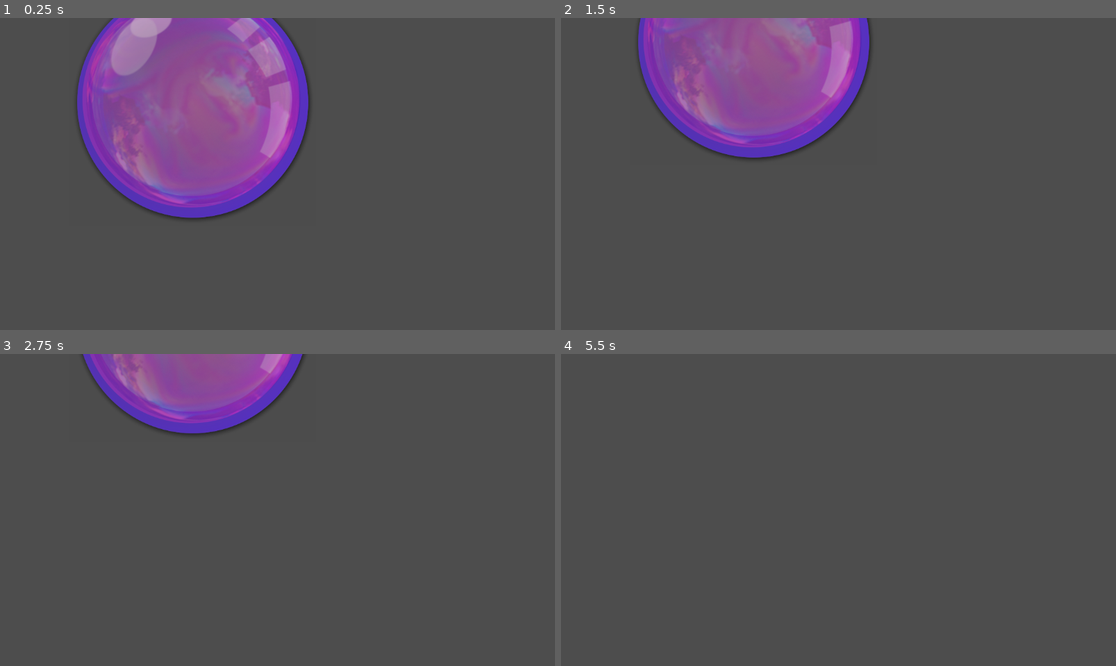
Above: before the commit, frames 1-4 (two rows, left to right).
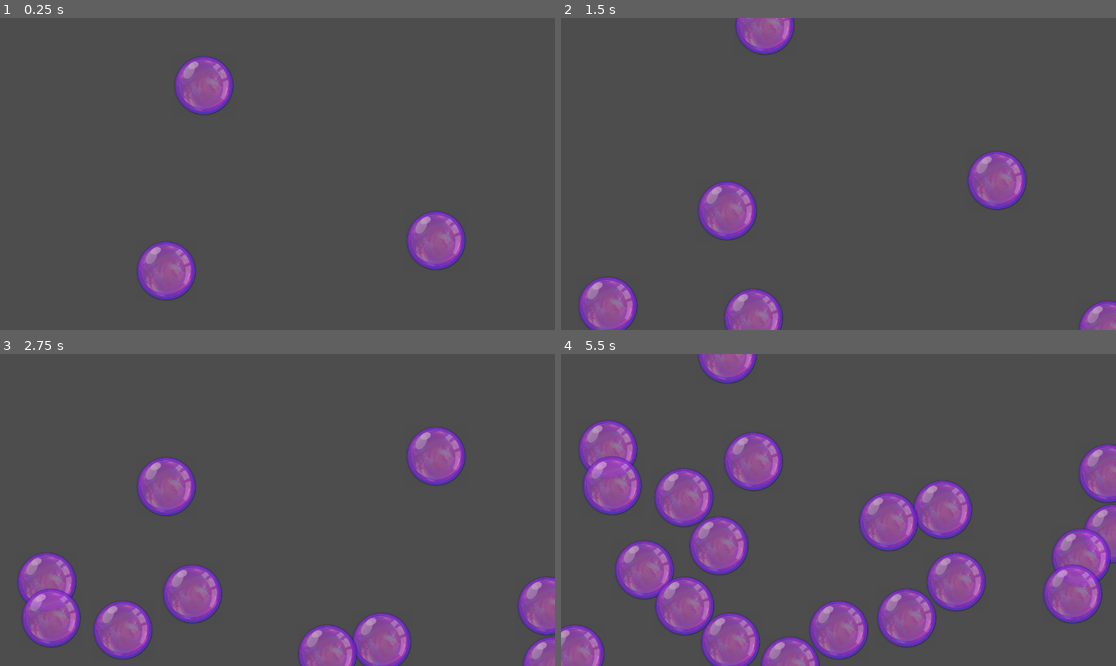
Above: after the commit, the same moments.

Repository: iluvsugargliders/bubble-pop
Game: Godot game, scene res://Main/Main.tscn
The game is run twice, just before and just after one commit, with the same random seed, the same clock (stepped at 60 frames per second) and the same inputs.
Inputs:
- Up to frame 1 (0.25 s): no input
- Up to frame 2 (1.5 s): no input
- Up to frame 3 (2.75 s): no input
- Up to frame 4 (5.5 s): no input

The runs differ from the first frame. In frame 1, 25% of the frame differs, in the area x 13-84%, y 0-91%; in frame 2, 21%; in frame 3, 20%; in frame 4, 26%, in the area x 0-100%, y 0-100%.

Commit message:
Random bubbles.

Diff:
--- a/Code/Bubble/Bubble.tscn
+++ b/Code/Bubble/Bubble.tscn
@@ -7,4 +7,5 @@
 script = ExtResource("1_ygign")
 
 [node name="Sprite2D" type="Sprite2D" parent="."]
+scale = Vector2(0.25, 0.25)
 texture = ExtResource("2_1nruw")
--- a/Code/Main/Main.tscn
+++ b/Code/Main/Main.tscn
@@ -1,6 +1,19 @@
-[gd_scene load_steps=2 format=3 uid="uid://cd5nxssueqosr"]
+[gd_scene load_steps=3 format=3 uid="uid://cd5nxssueqosr"]
 
 [ext_resource type="Script" path="res://Main/main.gd" id="1_he6eo"]
+[ext_resource type="PackedScene" uid="uid://bmduw1omvgqj8" path="res://Bubble/Bubble.tscn" id="2_3lgiv"]
 
 [node name="Main" type="Node"]
 script = ExtResource("1_he6eo")
+
+[node name="Timer" type="Timer" parent="."]
+autostart = true
+
+[node name="Bubble" parent="." instance=ExtResource("2_3lgiv")]
+position = Vector2(905, 487)
+
+[node name="Bubble2" parent="." instance=ExtResource("2_3lgiv")]
+position = Vector2(423, 165)
+
+[node name="Bubble3" parent="." instance=ExtResource("2_3lgiv")]
+position = Vector2(345, 550)
--- a/Code/Main/main.gd
+++ b/Code/Main/main.gd
@@ -2,11 +2,16 @@
 class_name Main
 
 const BUBBLE = preload("res://Bubble/Bubble.tscn")
+@onready var timer: Timer = $Timer
+
+func _ready() -> void:
+	timer.timeout.connect(OnTimedOut)
+	timer.wait_time = 0.25
+
+func OnTimedOut():
+	SpawnBubble()
 
 func SpawnBubble():
 	var bubble_instance = BUBBLE.instantiate()
-	bubble_instance.position = Vector2(400, 200)
+	bubble_instance.position = Vector2(randf_range(0, get_viewport().size.x), get_viewport().size.y)
 	add_child(bubble_instance)
-
-func _ready() -> void:
-	SpawnBubble()
